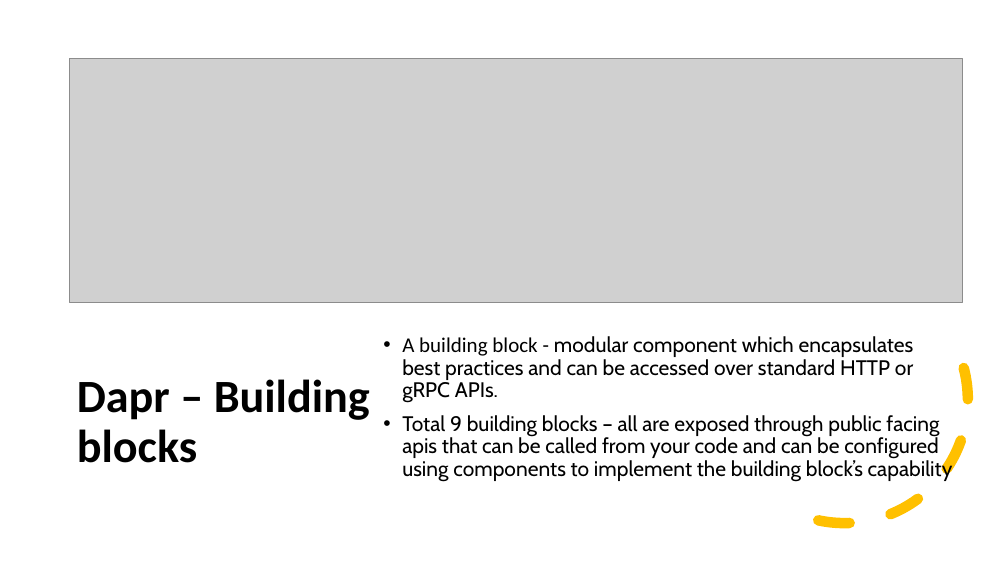
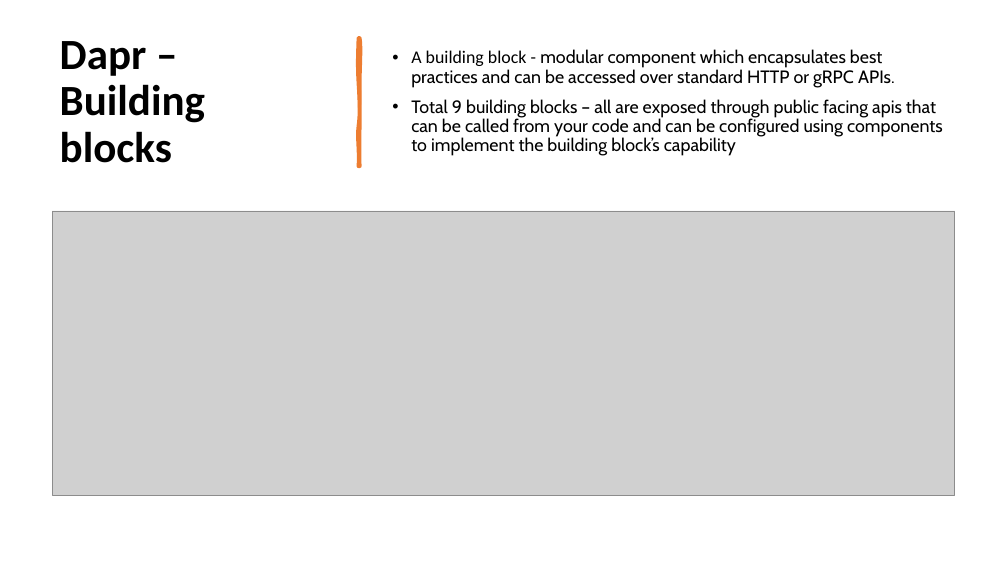
Before and after one commit to cs-samvith/space-app-platform, a slide deck: slide 19 of container-apps.pptx (slide 22 before the commit). Drawn at 1008x567 pixels with LibreOffice and Linux fonts; fonts in the diff are those of the drawing; grey boxes stand for pictures. Boxes give left, top, right and bottom in pixels: in the first picture for what was removed or moved away, otherwise in the second. Text is boxed around its words. In the diff, an @@ line names an element or a change of style, - is before the commit and + after.

```diff
--- a/container-apps.pptx
+++ b/container-apps.pptx
@@ title "Dapr – Building blocks": place and size @@
-title "Dapr – Building blocks" at box(77, 379, 370, 463)
+title "Dapr – Building blocks" at box(60, 41, 205, 163)
@@ title "Dapr – Building blocks" at box(60, 41, 205, 163): size 44 to 41 pt @@
@@ freeform shape added at box(358, 38, 360, 166), fill #ED7D31, outline #ED7D31 3.25 pt @@
@@ text "A building block - modular ...": place and size @@
-text "A building block - modular ..." at box(402, 336, 953, 482)
+text "A building block - modular ..." at box(411, 49, 943, 156)
@@ text "A building block - modular ..." at box(411, 49, 943, 156): size 20 to 17 pt; vertical alignment top to middle @@
@@ picture: place and size @@
-picture at box(70, 58, 963, 302)
+picture at box(52, 211, 955, 495)
@@ arc (boxed as its full ellipse) removed at box(694, 249, 995, 550) @@
```
Also in this commit, not shown: 4 other slides changed, 9 slides added, 10 slides removed, 13 other files.
